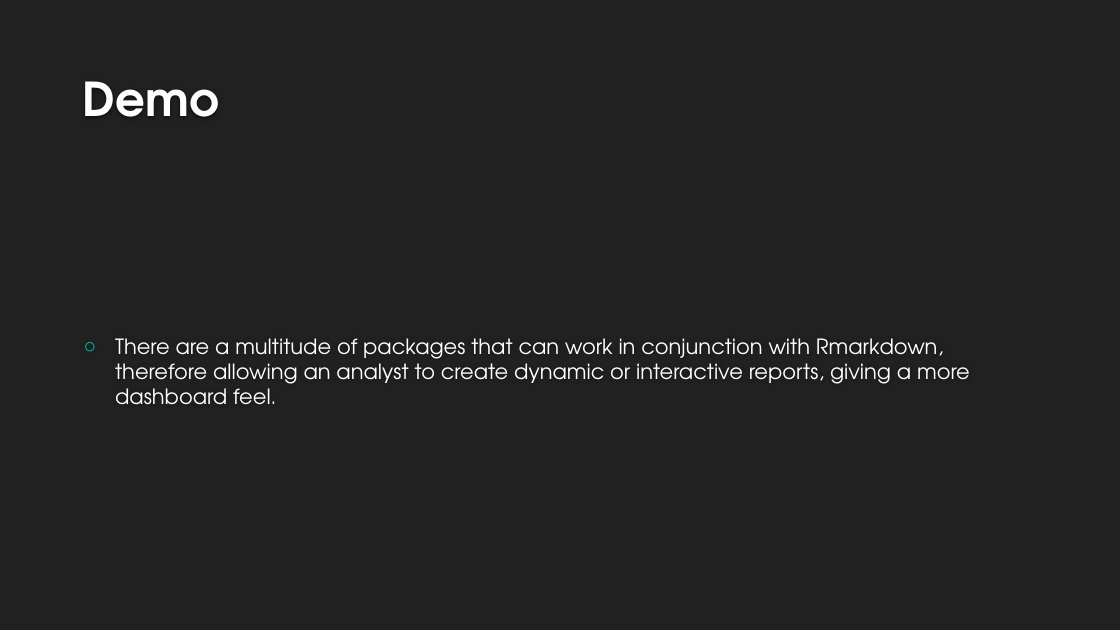
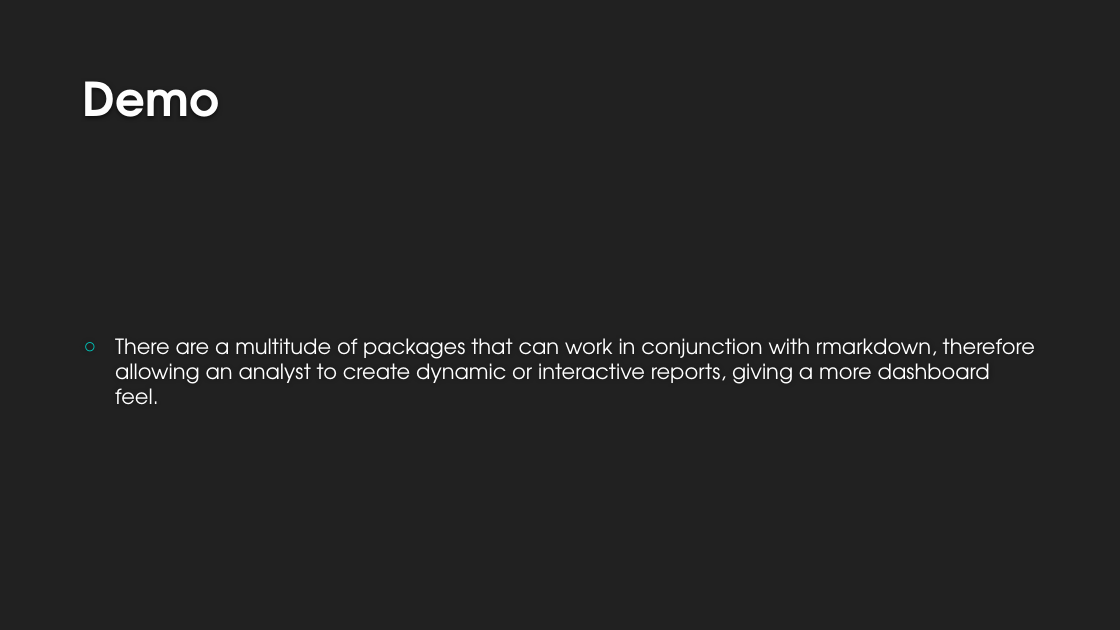
Before and after one commit to nhs-r-community/intro_rmd, a slide deck: slide 15 of Intro to Rmarkdown.pptx (slide 12 before the commit). Drawn at 1120x630 pixels with LibreOffice and Linux fonts; fonts in the diff are those of the drawing; background and template pictures are left out. Boxes give left, top, right and bottom in pixels: in the first picture for what was removed or moved away, otherwise in the second. Text is boxed around its words. In the diff, an @@ line names an element or a change of style, - is before the commit and + after.

```diff
--- a/Intro to Rmarkdown.pptx
+++ b/Intro to Rmarkdown.pptx
@@ text at [115, 338, 1035, 405]: text changed @@
-○ There are a multitude of packages that can work in conjunction with Rmarkdown, therefore allowing an analyst to create dynamic or interactive reports, giving a more dashboard feel.
+○ There are a multitude of packages that can work in conjunction with rmarkdown, therefore allowing an analyst to create dynamic or interactive reports, giving a more dashboard feel.
```
Also in this commit, not shown: 9 other slides changed, 4 slides added, 1 slide removed, 14 other files.
